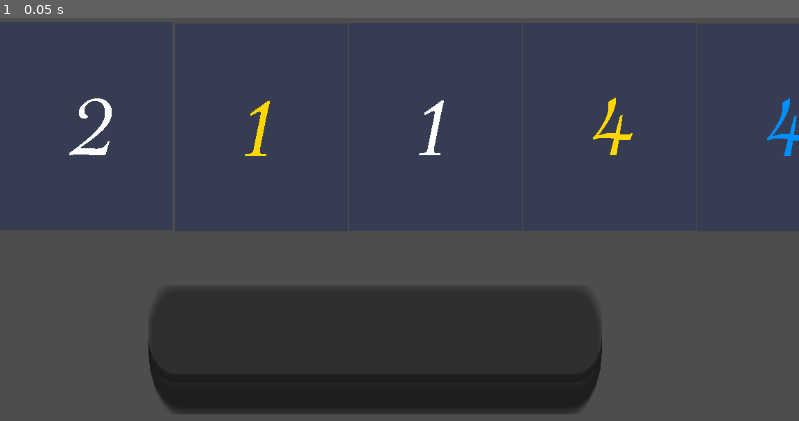
Above: before the commit, frame 1.
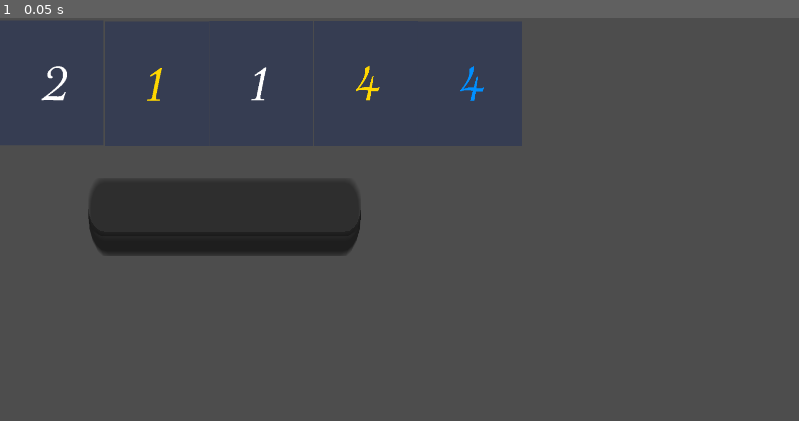
Above: after the commit, the same moment.

Repository: dbm19/hanabi
Game: Godot game, scene res://game_board.tscn
Same seed, same stepped clock (60 frames per second), same inputs: the game is played once before the commit and once after it.
Inputs:
- Up to frame 1 (0.05 s): no input

The runs differ from the first frame. In frame 1, 24% of the frame differs, in the area x 5-100%, y 11-99%.

Commit message:
Refined hints system

Diff:
--- a/game_board.gd
+++ b/game_board.gd
@@ -28,11 +28,16 @@
 		_render_card(Singleton.player_information[player_index].Hand[i], i)
 
 	_assess_cards()
-	_generate_number_hints(ones)
-	_generate_number_hints(twos)
-	_generate_number_hints(threes)
-	_generate_number_hints(fours)
-	_generate_number_hints(fives)
+	_generate_number_hints(ones, 1)
+	_generate_number_hints(twos, 2)
+	_generate_number_hints(threes, 3)
+	_generate_number_hints(fours, 4)
+	_generate_number_hints(fives, 5)
+	_generate_colour_hints(whites, "White")
+	_generate_colour_hints(reds, "Red")
+	_generate_colour_hints(greens, "Green")
+	_generate_colour_hints(blues, "Blue")
+	_generate_colour_hints(yellows, "Yellow")
 
 # Called every frame. 'delta' is the elapsed time since the previous frame.
 func _process(delta: float) -> void:
@@ -134,21 +139,44 @@
 	print(ones, twos, threes, fours, fives)
 	print(whites, reds, blues, greens, yellows)
 
-func _generate_number_hints(number) -> void:
+func _generate_number_hints(numbers_array, number) -> void:
 	var hints_for_number
 	var hints_string = ""
 
-	for i in range(number.size()):
-		if number.size() > 1:
-			if i != number.size() - 1:
-				hints_string += str(number[i] + 1) + ", "
+	for i in range(numbers_array.size()):
+		if numbers_array.size() > 1:
+			if i != numbers_array.size() - 1:
+				hints_string += str(numbers_array[i] + 1) + ", "
 			else:
-				hints_string += "and " + str(number[i] + 1)
-		elif number.size() == 1:
-			hints_string += str(number[i] + 1)
-	if number.size() != 1:
-		hints_for_number = "Cards " + hints_string + " are 1's"
+				hints_string += "and " + str(numbers_array[i] + 1)
+		elif numbers_array.size() == 1:
+			hints_string += str(numbers_array[i] + 1)
+	if numbers_array.size() > 1:
+		hints_for_number = "Cards " + hints_string + " are " + str(number)
+		print(hints_for_number)
+	elif numbers_array.size() == 1:
+		hints_for_number = "Card " + hints_string + " is a " + str(number)
+		print(hints_for_number)
 	else:
-		hints_for_number = "Card " + hints_string + " is a 1"
+		hints_for_number = "There are no " + str(number) + "'s"
 
-	print(hints_for_number)
+func _generate_colour_hints(colours_array, colour) -> void:
+	var hints_for_colour
+	var hints_string = ""
+
+	for i in range(colours_array.size()):
+		if colours_array.size() > 1:
+			if i != colours_array.size() - 1:
+				hints_string += str(colours_array[i] + 1) + ", "
+			else:
+				hints_string += "and " + str(colours_array[i] + 1)
+		elif colours_array.size() == 1:
+			hints_string += str(colours_array[i] + 1)
+	if colours_array.size() > 1:
+		hints_for_colour = "Cards " + hints_string + " are " + str(colour)
+		print(hints_for_colour)
+	elif colours_array.size() == 1:
+		hints_for_colour = "Card " + hints_string + " is a " + str(colour)
+		print(hints_for_colour)
+	else:
+		hints_for_colour = "There are no " + str(colour) + "'s"
--- a/game_board.tscn
+++ b/game_board.tscn
@@ -22,8 +22,8 @@
 position = Vector2(1130, 158)
 
 [node name="TextEdit" type="TextEdit" parent="."]
-offset_left = 868.0
-offset_top = 386.00003
-offset_right = 919.08813
-offset_bottom = 394.00003
+offset_left = 866.99994
+offset_top = 386.0
+offset_right = 918.0881
+offset_bottom = 394.0
 scale = Vector2(-12.805373, 23.263617)
--- a/project.godot
+++ b/project.godot
@@ -18,3 +18,8 @@
 [autoload]
 
 Singleton="*res://singleton.tscn"
+
+[display]
+
+window/size/viewport_width=1920
+window/size/viewport_height=1080
